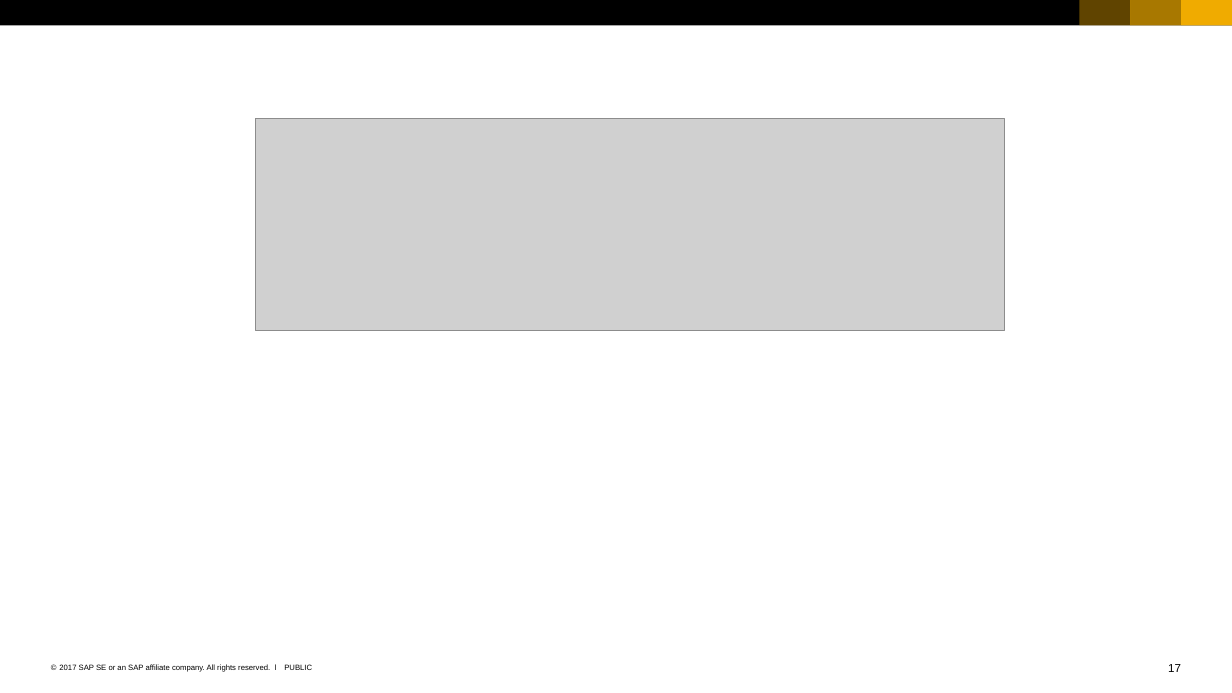
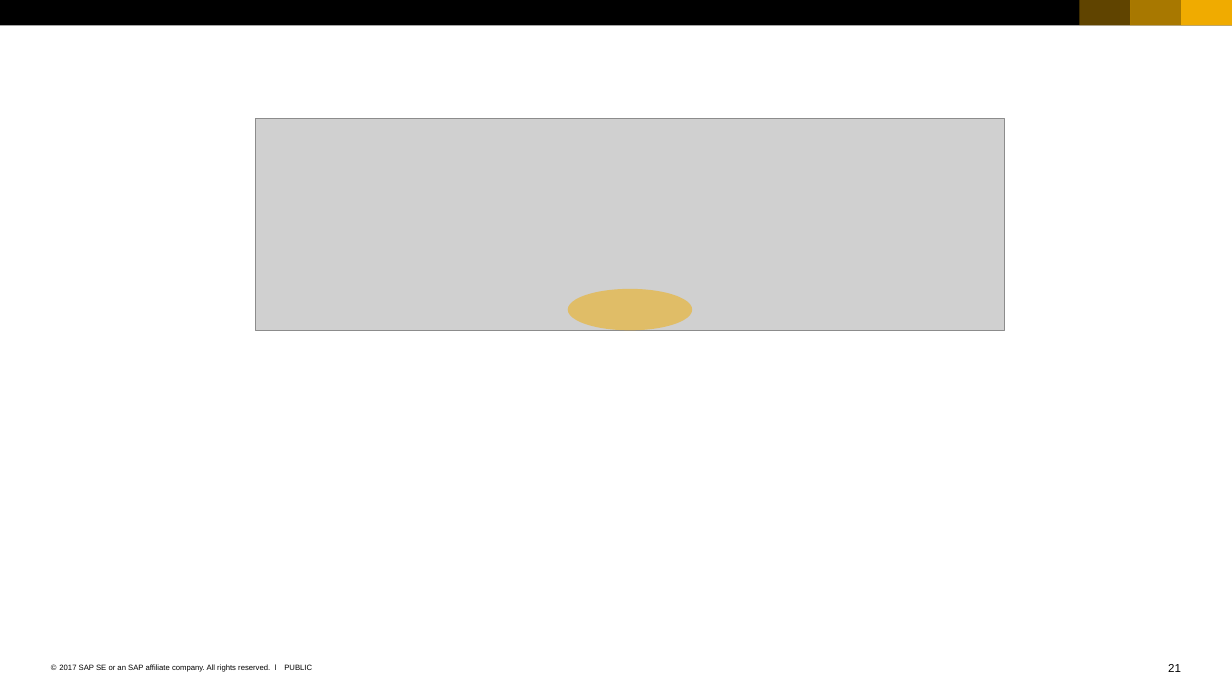
Before and after one commit to qianyilun/workload-calculator, a slide deck: slide 21 of SAP_2017_16x9_black_and_white.pptx (slide 17 before the commit). Drawn at 1232x693 pixels with LibreOffice and Linux fonts; fonts in the diff are those of the drawing; grey boxes stand for pictures. Boxes give left, top, right and bottom in pixels: in the first picture for what was removed or moved away, otherwise in the second. Text is boxed around its words. In the diff, an @@ line names an element or a change of style, - is before the commit and + after.

```diff
--- a/SAP_2017_16x9_black_and_white.pptx
+++ b/SAP_2017_16x9_black_and_white.pptx
@@ ellipse added at box(568, 289, 693, 331), fill #F0AB00 at 50% opacity @@
@@ page number at box(1168, 664, 1181, 672): text changed @@
-17
+21
```
Also in this commit, not shown: 5 other slides changed, 4 slides added.
